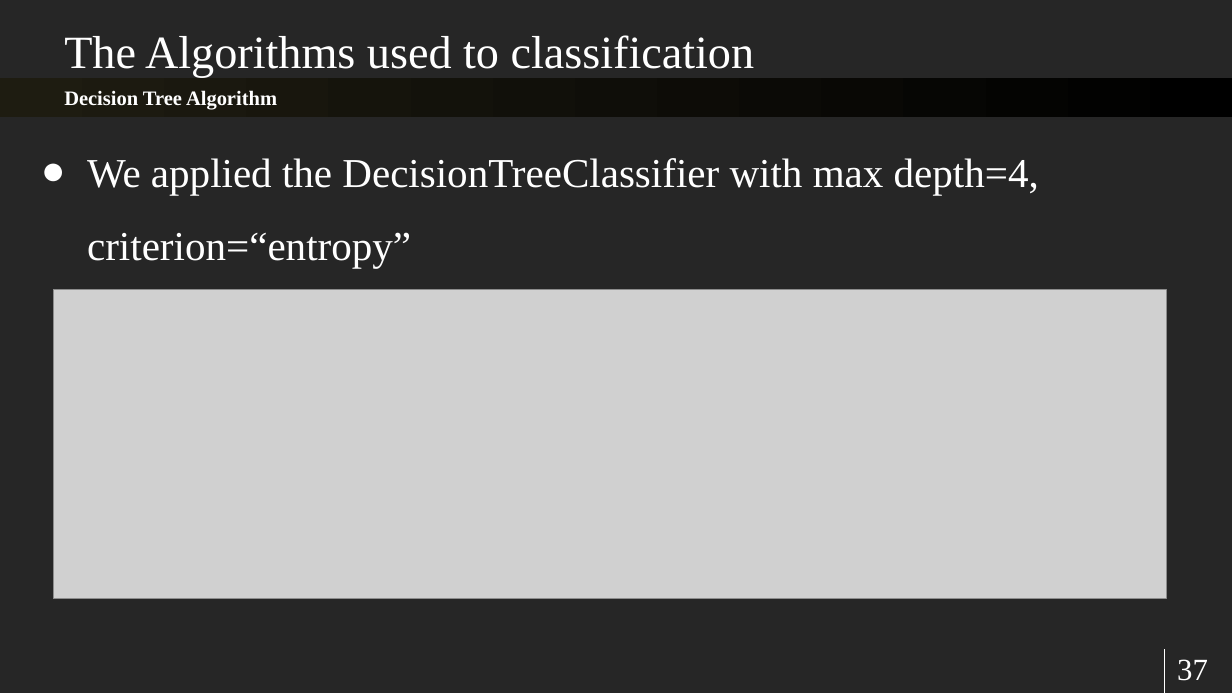
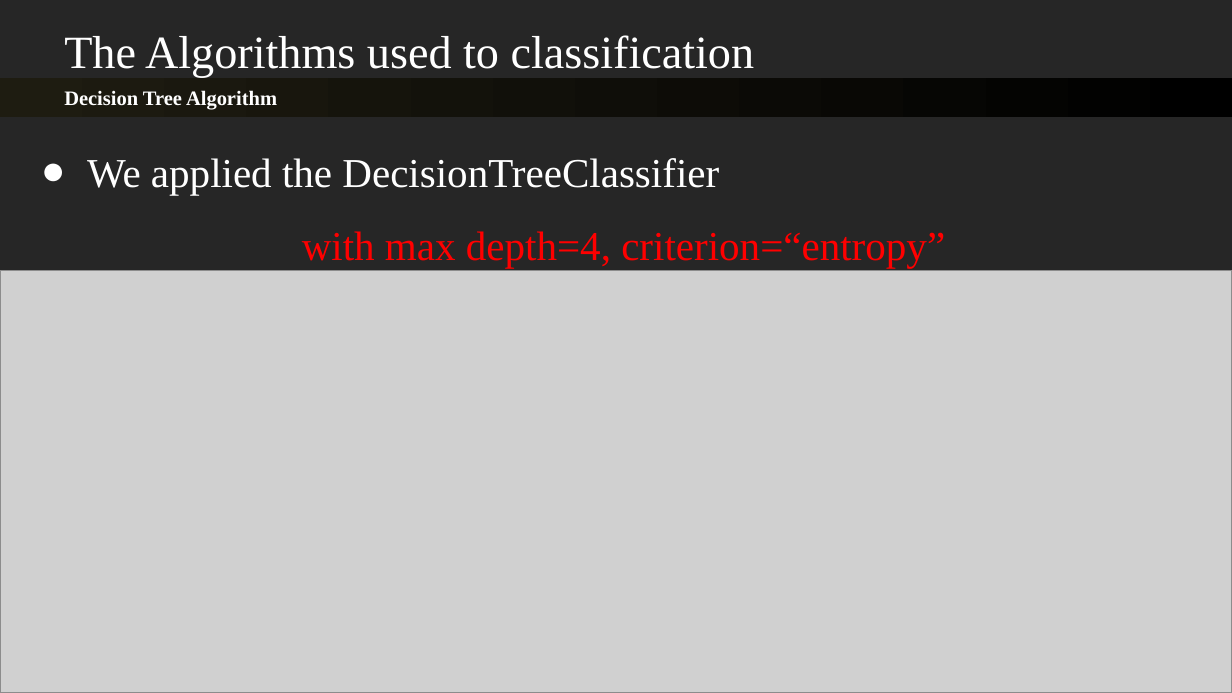
Before and after one commit to sherifRoshdy/Machine-learning-project, a slide deck: slide 37 of Presentation/final ml.pptx. Drawn at 1232x693 pixels with LibreOffice and Linux fonts; fonts in the diff are those of the drawing; grey boxes stand for pictures. Boxes give left, top, right and bottom in pixels: in the first picture for what was removed or moved away, otherwise in the second. Text is boxed around its words. In the diff, an @@ line names an element or a change of style, - is before the commit and + after.

```diff
--- a/Presentation/final ml.pptx
+++ b/Presentation/final ml.pptx
@@ text at [87,158,945,268]: text changed @@
-● We applied the DecisionTreeClassifier with max depth=4, criterion=“entropy”
+● We applied the DecisionTreeClassifier
+with max depth=4, criterion=“entropy”
@@ picture: place and size @@
-picture at [53,290,1165,599]
+picture at [0,270,1232,692]
@@ page number removed at [1177,659,1208,681] @@
-37
```
Also in this commit, not shown: 15 other slides changed, 2 slides added, 2 slides removed, 1 other file.
